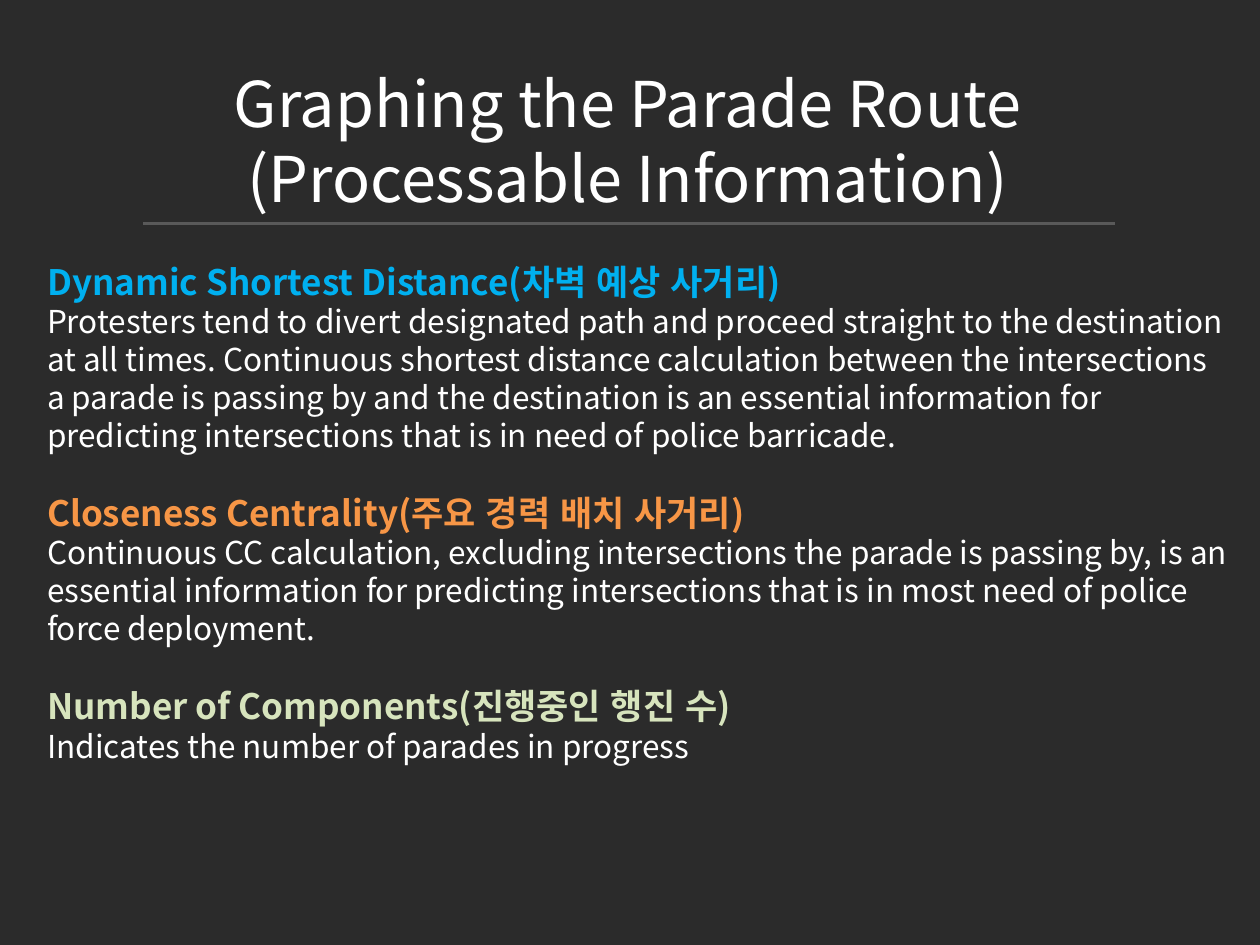
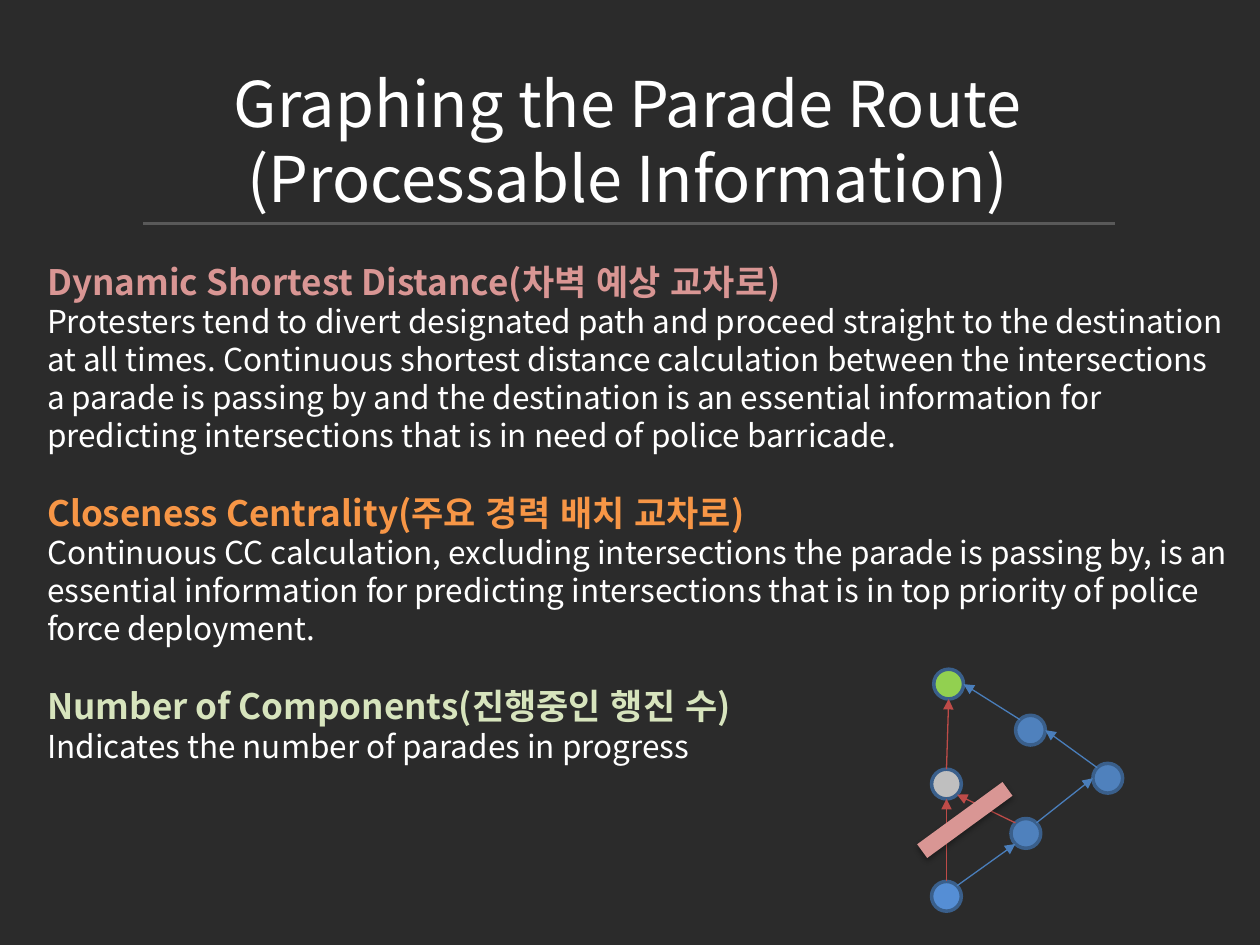
Before and after one commit to jowoni/Data-Structure-Design, a slide deck: slide 7 of Dynamic Graphs/Dynamic Graphs ppt.pptx. Drawn at 1260x945 pixels with LibreOffice and Linux fonts; fonts in the diff are those of the drawing; background and template pictures are left out; a plain dark background stands for a picture behind light text. Boxes give left, top, right and bottom in pixels: in the first picture for what was removed or moved away, otherwise in the second. Text is boxed around its words. In the diff, an @@ line names an element or a change of style, - is before the commit and + after.

```diff
--- a/Dynamic Graphs/Dynamic Graphs ppt.pptx
+++ b/Dynamic Graphs/Dynamic Graphs ppt.pptx
@@ text at [47,265,781,303]: text changed; text colour #00B0F0 to #D99694 @@
-Dynamic Shortest Distance(차벽 예상 사거리)
+Dynamic Shortest Distance(차벽 예상 교차로)
@@ text at [47,496,1227,648]: text changed @@
-Closeness Centrality(주요 경력 배치 사거리)
-Continuous CC calculation, excluding intersections the parade is passing by, is an essential information for predicting intersections that is in most need of police force deployment.
+Closeness Centrality(주요 경력 배치 교차로)
+Continuous CC calculation, excluding intersections the parade is passing by, is an essential information for predicting intersections that is in top priority of police force deployment.
@@ ellipse added at [934,669,964,699], fill #92D050, outline #3A5F8C 2 pt @@
@@ arrow added from (1021, 719) to (964, 684), #4B7EBC 0.75 pt @@
@@ arrow added from (946, 769) to (949, 699), #BF4C48 0.75 pt @@
@@ ellipse added at [1016,716,1046,746], fill #4F81BD, outline #3A5F8C 2 pt @@
@@ arrow added from (1097, 767) to (1046, 731), #4B7EBC 0.75 pt @@
@@ ellipse added at [931,769,961,799], fill #BFBFBF, outline #3A5F8C 2 pt @@
@@ arrow added from (1037, 823) to (1092, 779), #4B7EBC 0.75 pt @@
@@ ellipse added at [1092,764,1123,794], fill #4F81BD, outline #3A5F8C 2 pt @@
@@ rectangle added at [917,782,1013,859], fill #D99694 @@
@@ arrow added from (946, 882) to (946, 799), #BF4C48 0.75 pt @@
@@ arrow added from (1016, 823) to (958, 795), #BF4C48 0.75 pt @@
@@ ellipse added at [1011,819,1041,849], fill #4F81BD, outline #3A5F8C 2 pt @@
@@ arrow added from (958, 886) to (1016, 844), #4B7EBC 0.75 pt @@
@@ ellipse added at [931,882,961,912], fill #558ED5, outline #3A5F8C 2 pt @@
```
Also in this commit, not shown: 3 other slides changed, 1 slide added, 1 slide removed, 2 other files.
